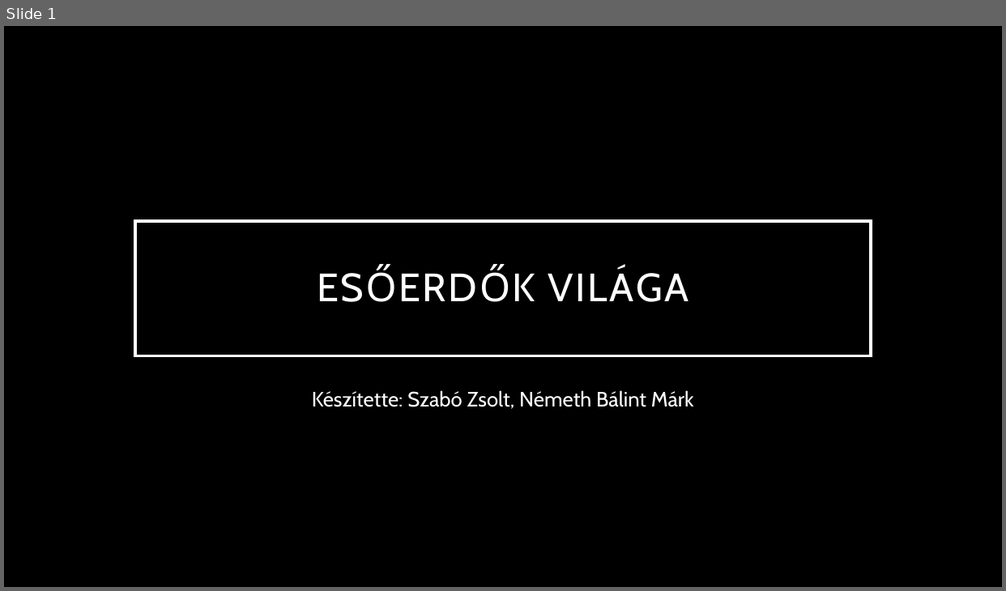
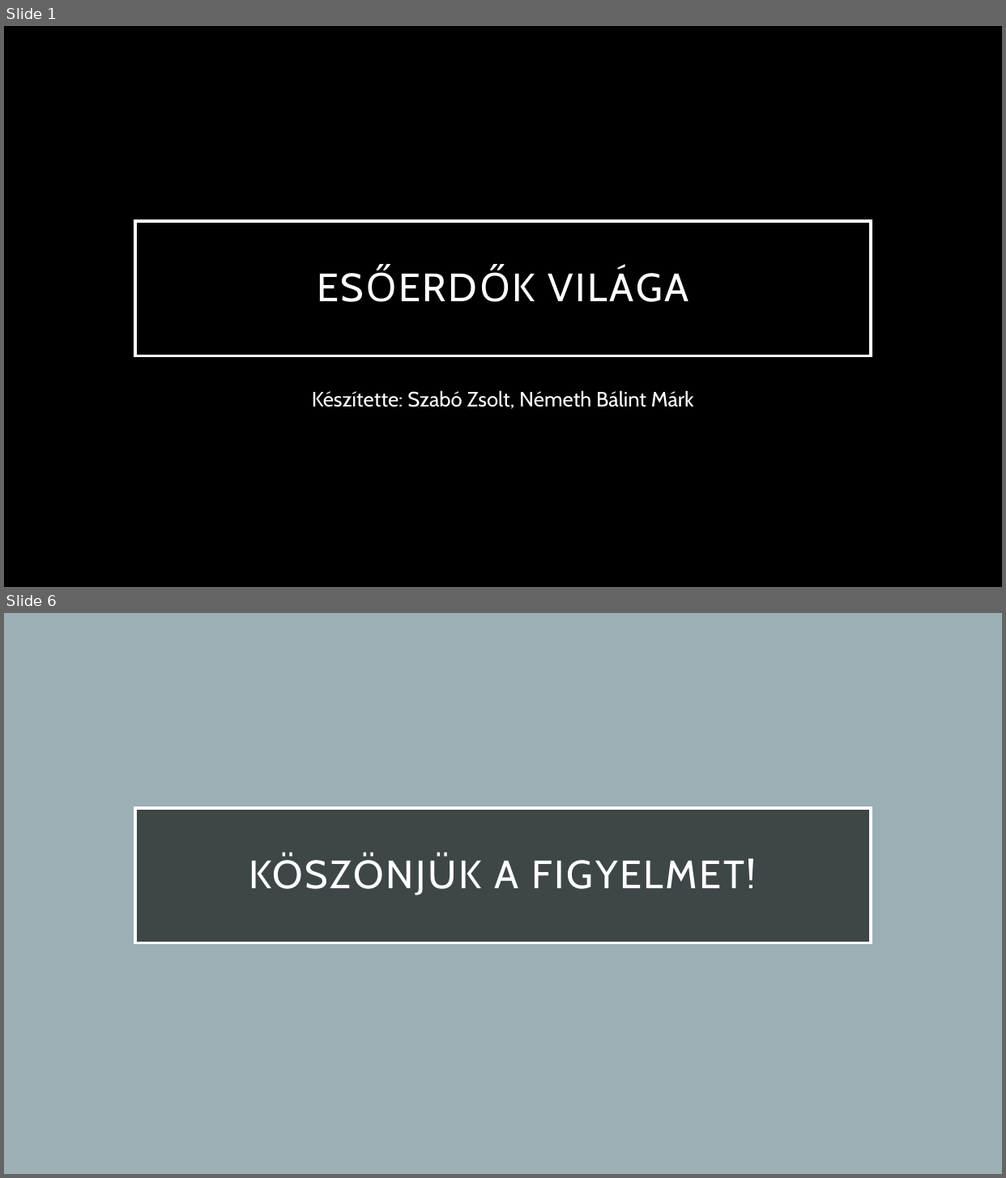
Before and after one commit to NemethBalintMark/EsoerdoProjekt, a slide deck: docs/Esőerdők világa.pptx. Shown one above the other, each under a label of ours: slide 1 before the commit, slides 1 and 6 after it; the slides between them are not shown. The pictures are 1006x591 and 1006x1178 pixels, drawn with LibreOffice and Linux fonts; fonts in the diff are those of the drawing; background and template pictures are left out. Boxes give left, top, right and bottom in pixels: in the first picture for what was removed or moved away, otherwise in the second. Text is boxed around its words. In the diff, an @@ line names an element or a change of style, - is before the commit and + after.

```diff
--- a/docs/Esőerdők világa.pptx
+++ b/docs/Esőerdők világa.pptx
@@ slide 6 added at <box>4,613,1002,1174</box>, background picture (left out) @@
@@ title added at <box>135,808,871,943</box>, fill #000000 at 60% opacity, outline #FFFFFF 3 pt, 38 pt, text #FFFFFF @@
+KÖSZÖNJÜK A FIGYELMET!
```
Also in this commit, not shown: 3 slides changed, 1 other slide added, 1 slide removed, 3 other files.
